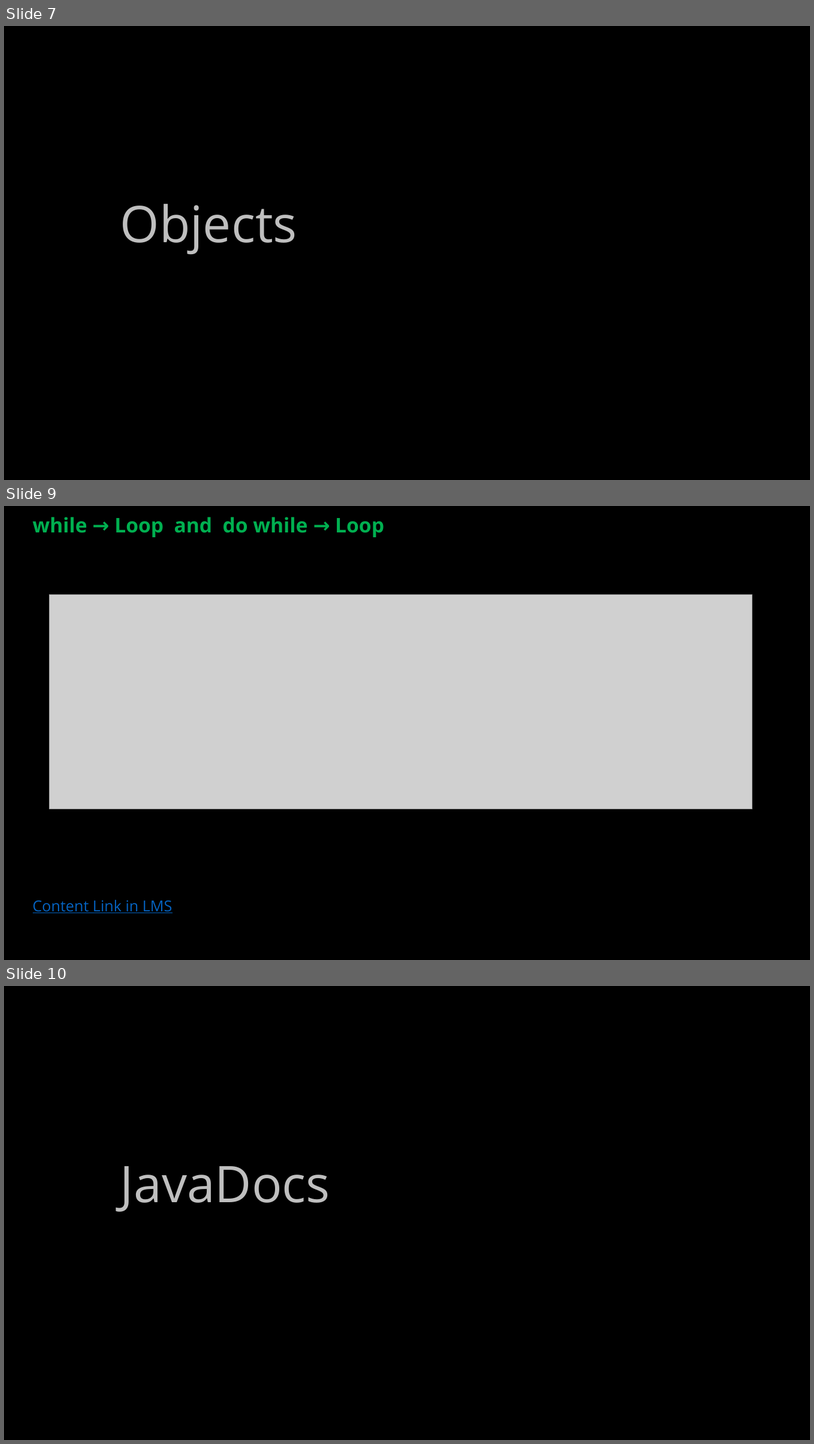
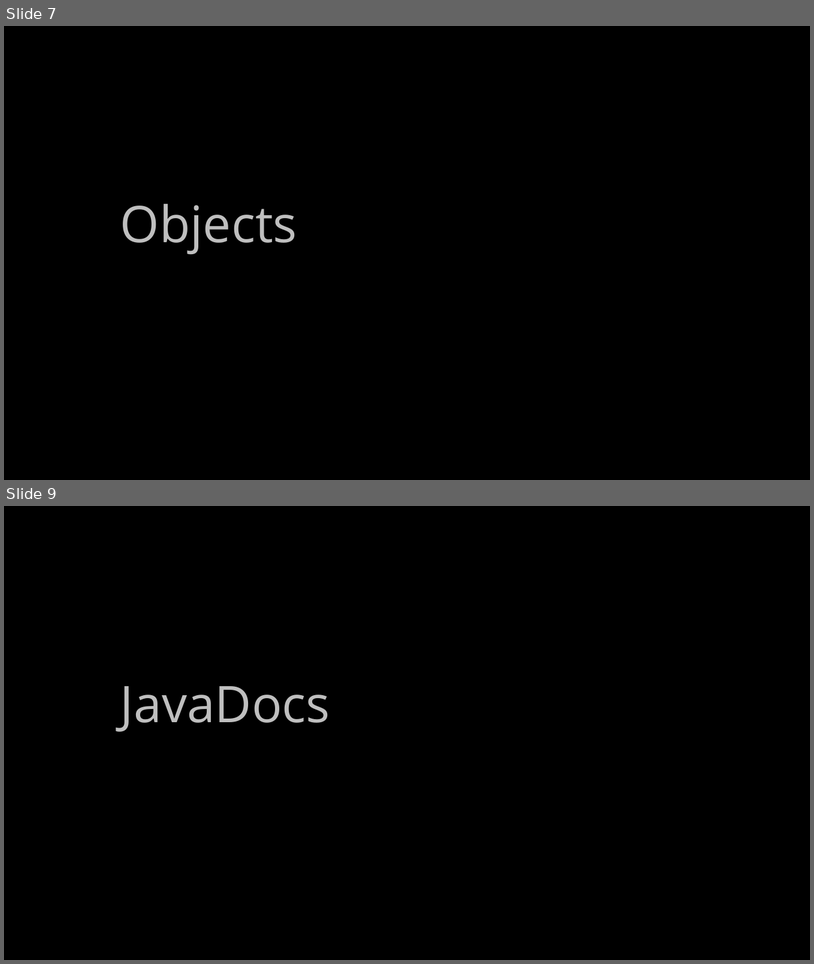
Before and after one commit to ckiefriter1/PT-BESD, a slide deck: Week3/BESD Week 3.pptx. Shown one above the other, each under a label of ours: slides 7, 9 and 10 before the commit, slides 7 and 9 after it; the slides between them are not shown. The pictures are 814x1444 and 814x964 pixels, drawn with LibreOffice and Linux fonts; fonts in the diff are those of the drawing; grey boxes stand for pictures. Boxes give left, top, right and bottom in pixels: in the first picture for what was removed or moved away, otherwise in the second. Text is boxed around its words. In the diff, an @@ line names an element or a change of style, - is before the commit and + after.

```diff
--- a/Week3/BESD Week 3.pptx
+++ b/Week3/BESD Week 3.pptx
@@ slide 9 removed at (x1=4, y1=506, x2=810, y2=960), background #000000 @@
@@ text removed at (x1=33, y1=517, x2=384, y2=537) @@
-while → Loop and do while → Loop
@@ picture removed at (x1=50, y1=595, x2=752, y2=809) @@
@@ text removed at (x1=33, y1=900, x2=173, y2=913) @@
-Content Link in LMS
@@ what was slide 10 is now slide 9 @@
```
Also in this commit, not shown: 2 slides changed, 7 slides added, 6 other slides removed, 1 other file.
